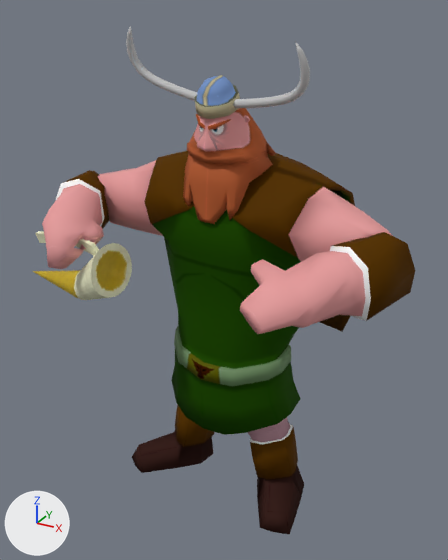
Two versions of the OBJ model assets/Animacion/Vikingo/Celebracion/vikingoCelebracion_000449.obj, one commit apart.
Camera for both pictures: a camera (50 mm lens) standing at (3.93, -6.62, 6.95) and looking at (0.07, 0.41, 3.44). The axes (+X, +Y, +Z) are drawn at lower left. The lights are the same throughout. Where no turn or scale is listed for an object, it has been applied to the vertices.

In view in the first picture: 'Vilkingo_ikingoH', 'jarra_jarraH'.
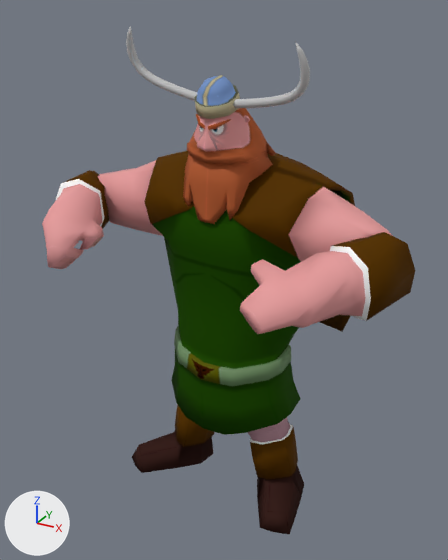
The change, as JSON lines over the scene's bpy script:
```json
{"op": "remove", "block": "ob_jarra_jarrah", "code": ["ob_jarra_jarrah = bpy.data.objects.new('jarra_jarraH', me_jarra_jarrah)", "ob_jarra_jarrah.location = (0.0, 0.0, 0.0)"]}
```

Boxes (x1, y1, x2, y2) around the edits, measured in the pictures (448 x 560 px):
```json
{"object": "jarra_jarraH", "change": "deleted", "before": [33, 231, 132, 300]}
```
